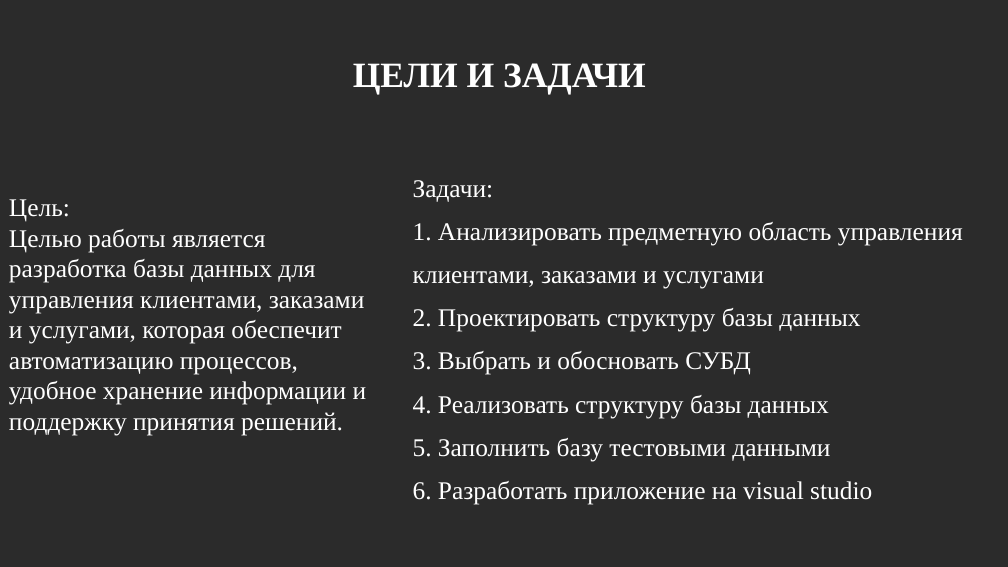
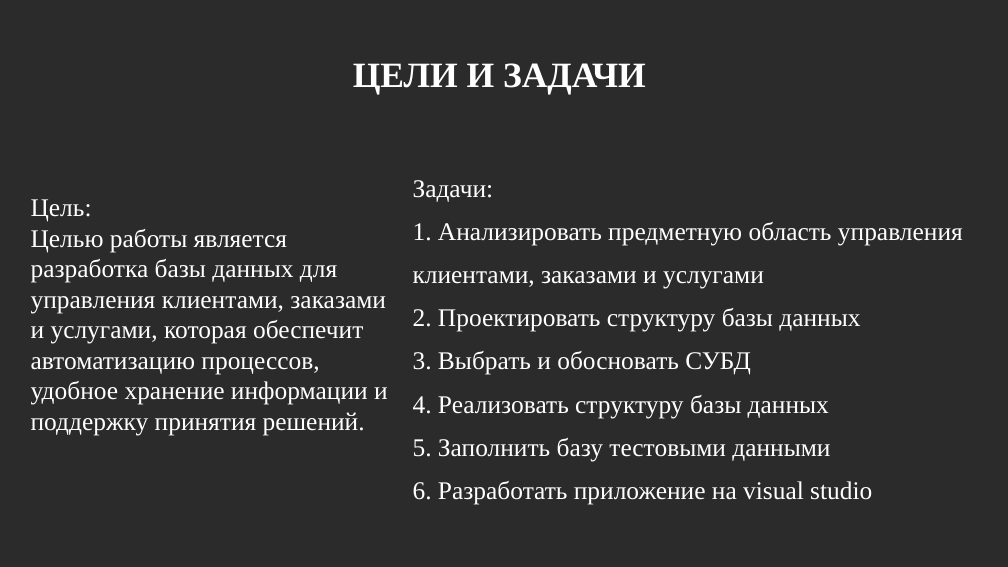
Before and after one commit to SVK-314/pop, a slide deck: slide 2 of kyrsach.odp. Drawn at 1008x567 pixels with LibreOffice and Linux fonts; fonts in the diff are those of the drawing; background and template pictures are left out; a plain dark background stands for a picture behind light text. Boxes give left, top, right and bottom in pixels: in the first picture for what was removed or moved away, otherwise in the second. Text is boxed around its words. In the diff, an @@ line names an element or a change of style, - is before the commit and + after.

```diff
--- a/kyrsach.odp
+++ b/kyrsach.odp
@@ text "Цель: Целью работы является разработка ...": place and size @@
-text "Цель: Целью работы является разработка ..." at <box>9,199,367,436</box>
+text "Цель: Целью работы является разработка ..." at <box>31,199,388,436</box>
```
Also in this commit, not shown: 3 other slides changed, 1 slide removed, 2 other files.
